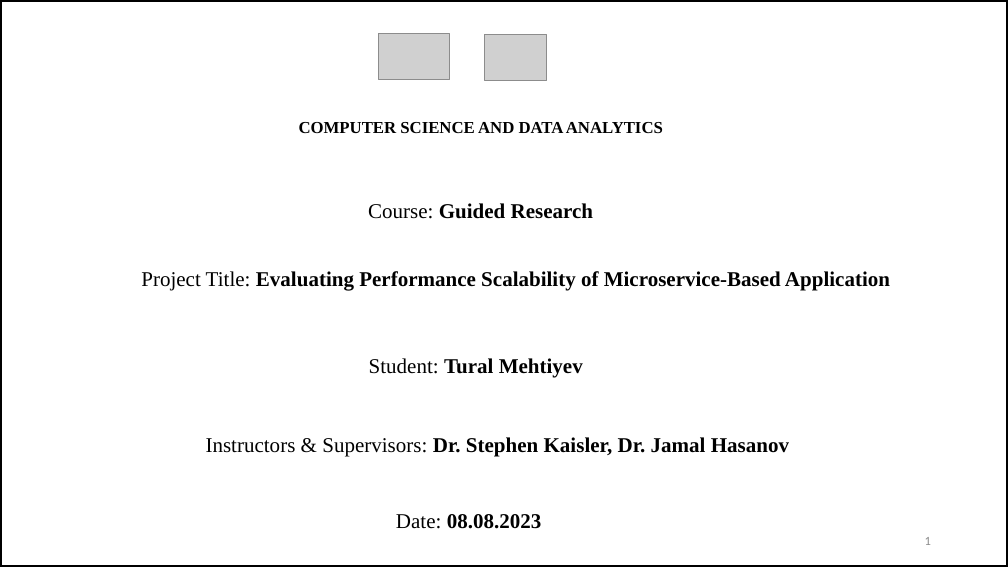
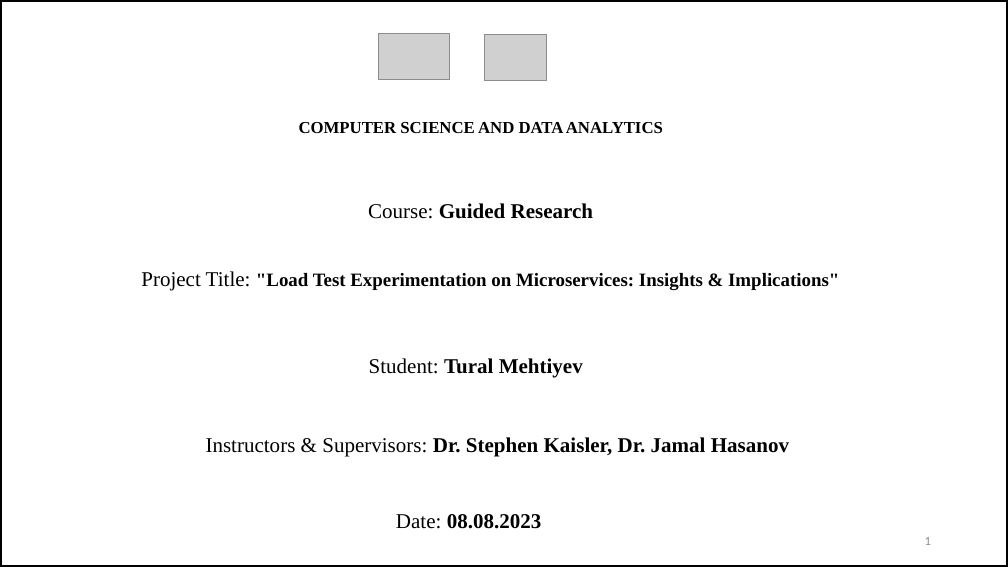
Before and after one commit to ADA-GWU/guidedresearchproject-tmehtiyev2019, a slide deck: slide 1 of presentations/Final Presentation-Tural Mehtiyev.pptx. Drawn at 1008x567 pixels with LibreOffice and Linux fonts; fonts in the diff are those of the drawing; grey boxes stand for pictures. Boxes give left, top, right and bottom in pixels: in the first picture for what was removed or moved away, otherwise in the second. Text is boxed around its words. In the diff, an @@ line names an element or a change of style, - is before the commit and + after.

```diff
--- a/presentations/Final Presentation-Tural Mehtiyev.pptx
+++ b/presentations/Final Presentation-Tural Mehtiyev.pptx
@@ title at [141,203,839,291]: text changed; size 20 to 18 pt @@
-Course: Guided Research
-Project Title: Evaluating Performance Scalability of Microservice-Based Application
+Course: Guided Research
+Project Title: "Load Test Experimentation on Microservices: Insights & Implications"
```
Also in this commit, not shown: 8 other slides changed, 10 slides added, 5 slides removed, 50 other files.
